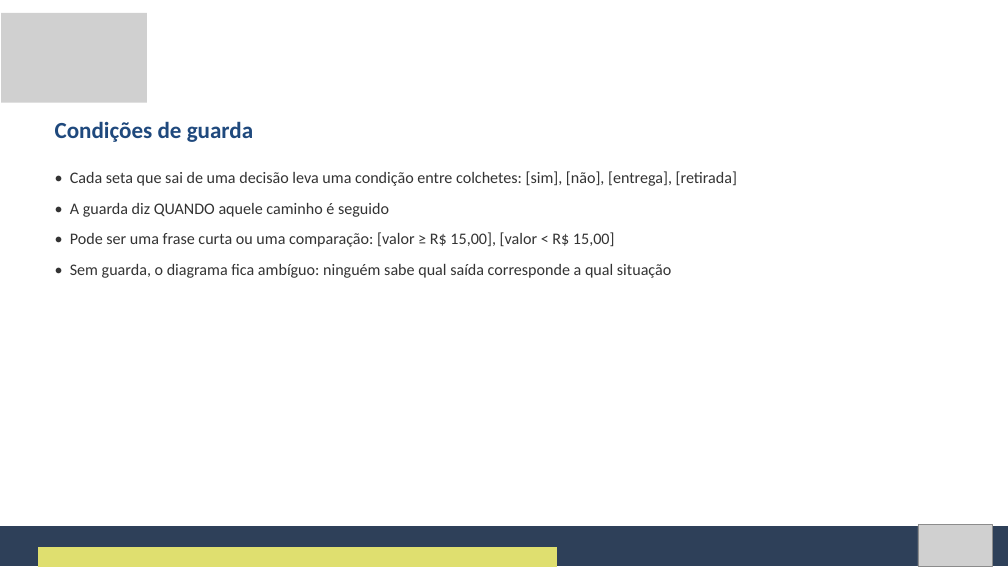
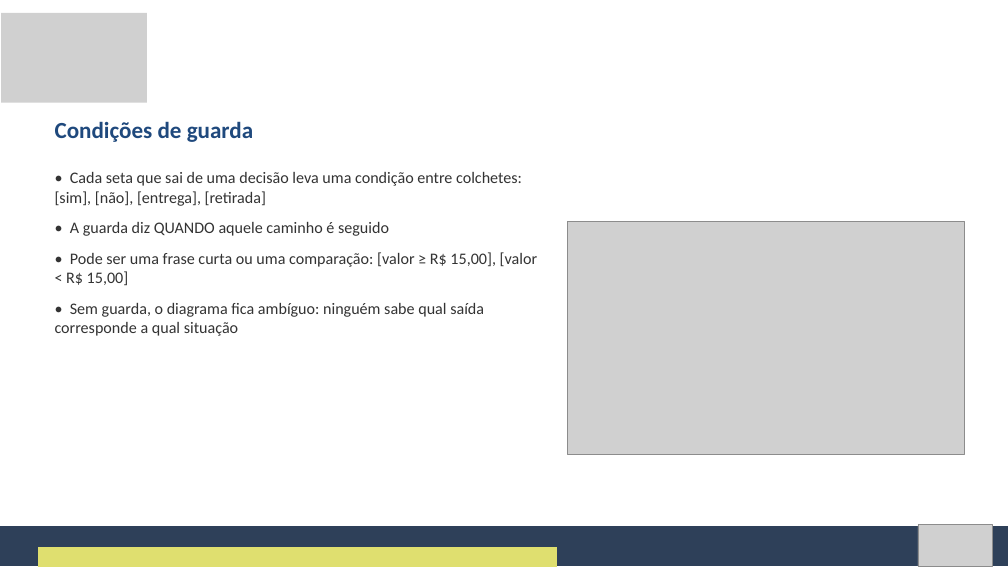
Before and after one commit to Natan20/Curso-Modelagem-De-Sistemas-Material, a slide deck: slide 26 of Aula 07 - 02-10-2026/Aula 7 - Slides.pptx. Drawn at 1008x567 pixels with LibreOffice and Linux fonts; fonts in the diff are those of the drawing; grey boxes stand for pictures. Boxes give left, top, right and bottom in pixels: in the first picture for what was removed or moved away, otherwise in the second. Text is boxed around its words. In the diff, an @@ line names an element or a change of style, - is before the commit and + after.

```diff
--- a/Aula 07 - 02-10-2026/Aula 7 - Slides.pptx
+++ b/Aula 07 - 02-10-2026/Aula 7 - Slides.pptx
@@ text "• Cada seta que sai ..." rewrapped from <box>70,171,737,278</box> to <box>55,172,537,336</box> @@
@@ picture added at <box>568,221,964,454</box> @@
```
Also in this commit, not shown: 13 other slides changed.
